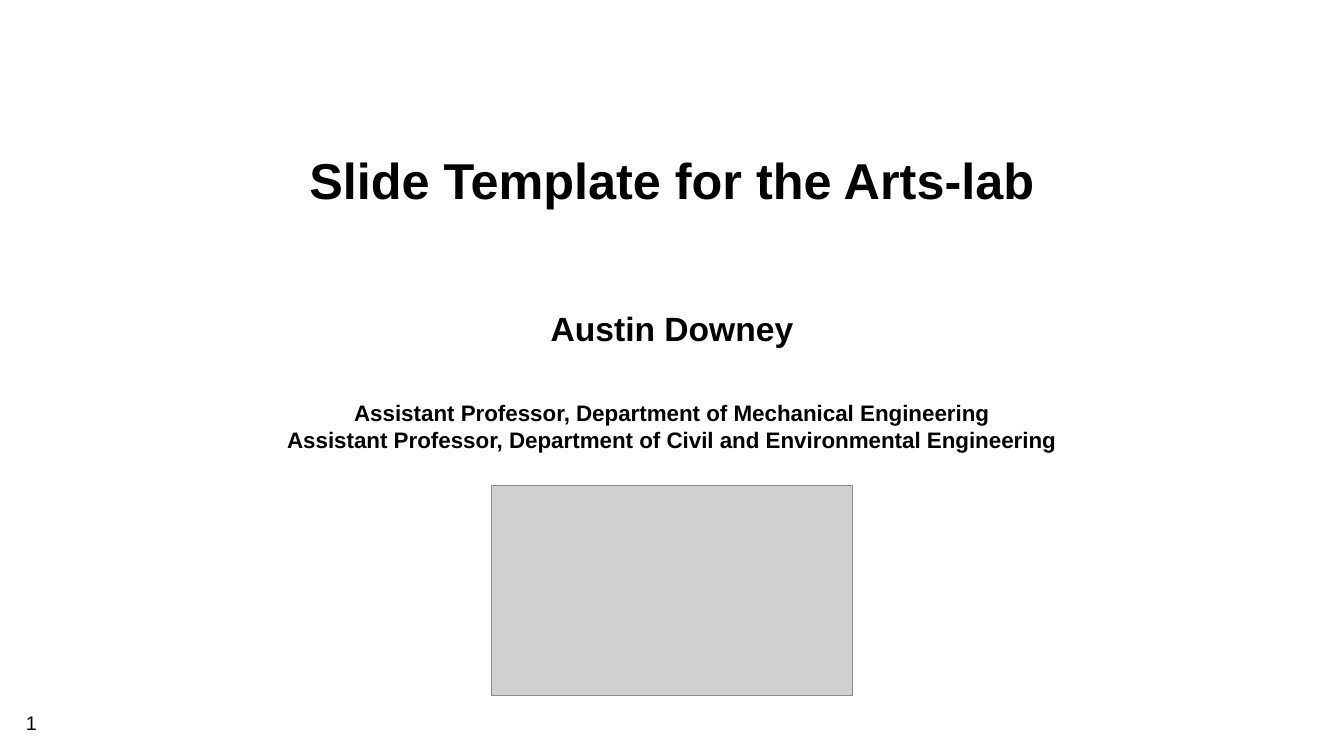
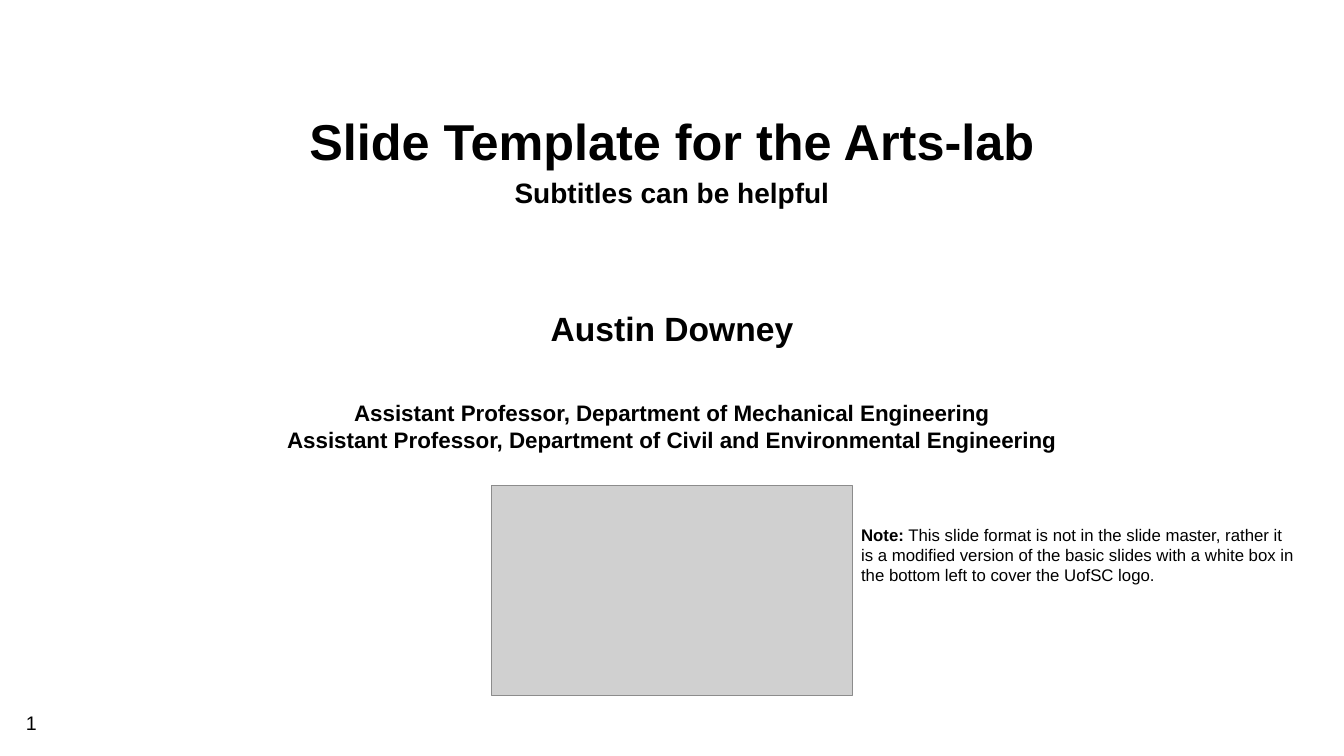
Before and after one commit to ARTS-Laboratory/ARTS-Lab-Branding, a slide deck: slide 1 of PowerPoint/ARTS-Lab_UofSC_slide_template.pptx. Drawn at 1344x756 pixels with LibreOffice and Linux fonts; fonts in the diff are those of the drawing; grey boxes stand for pictures; background and template pictures are left out. Boxes give left, top, right and bottom in pixels: in the first picture for what was removed or moved away, otherwise in the second. Text is boxed around its words. In the diff, an @@ line names an element or a change of style, - is before the commit and + after.

Commit message:
update ppt again

```diff
--- a/PowerPoint/ARTS-Lab_UofSC_slide_template.pptx
+++ b/PowerPoint/ARTS-Lab_UofSC_slide_template.pptx
@@ text at (515, 182, 829, 209): paragraph added @@
+Subtitles can be helpful
@@ text added at (861, 529, 1293, 585), 12 pt, text #000000 @@
+Note: This slide format is not in the slide master, rather it is a modified version of the basic slides with a white box in the bottom left to cover the UofSC logo.
```
Also in this commit, not shown: 3 slides added, 1 other file.
